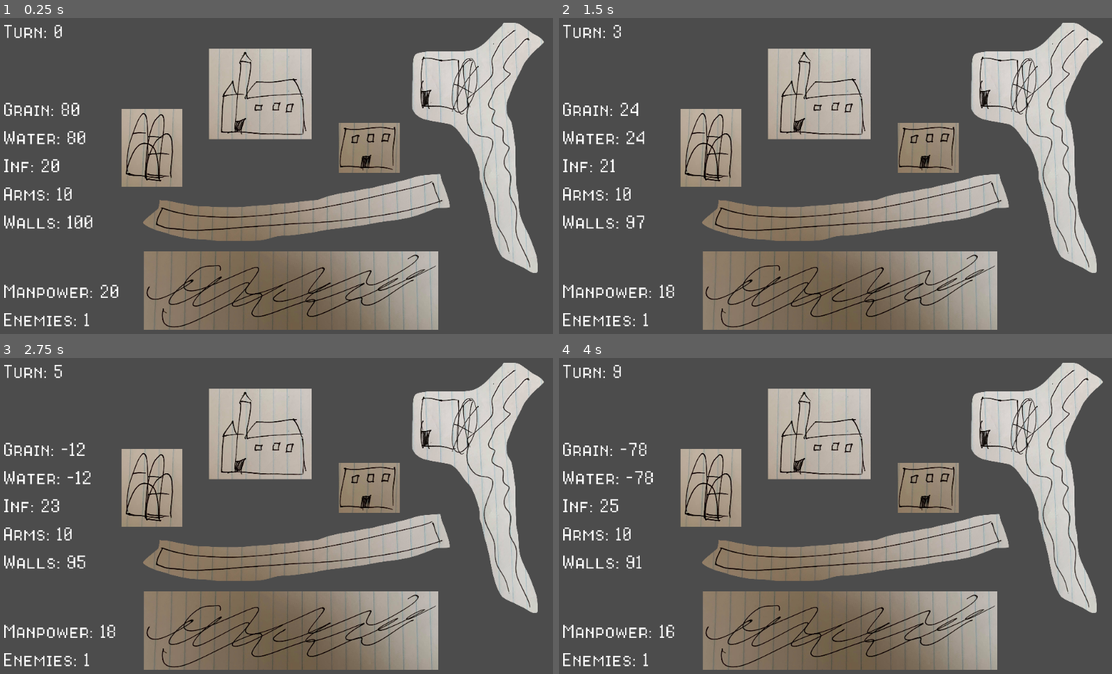
Above: before the commit, frames 1-4 (two rows, left to right).
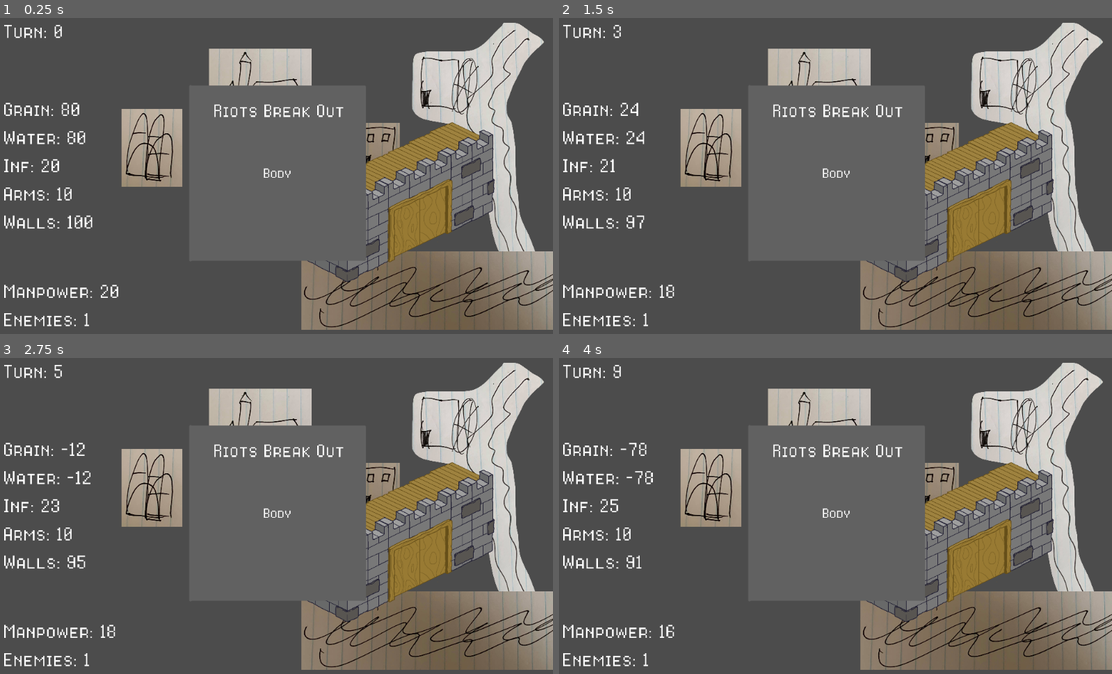
Above: after the commit, the same moments.

Repository: CapsCollective/rng-stronghold
Game: Godot game, scene res://scenes/main.tscn
The game is run twice, just before and just after one commit, with the same random seed, the same clock (stepped at 60 frames per second) and the same inputs.
Inputs:
- Up to frame 1 (0.25 s): no input
- Up to frame 2 (1.5 s): tap Enter (ui_accept) at 0.5, 0.77, 1.25 s
- Up to frame 3 (2.75 s): tap Enter (ui_accept) at 1.52, 2 s
- Up to frame 4 (4 s): tap Enter (ui_accept) at 2.75, 3.02, 3.5, 3.77 s

The runs differ from the first frame. In frame 1, 31% of the frame differs, in the area x 25-100%, y 21-99%; in frame 2, 31%; in frame 3, 31%; in frame 4, 31%.

Commit message:
Started events panel

Diff:
--- a/project.godot
+++ b/project.godot
@@ -8,9 +8,14 @@
 
 config_version=4
 
-_global_script_classes=[  ]
+_global_script_classes=[ {
+"base": "Node2D",
+"class": "EventManager",
+"language": "GDScript",
+"path": "res://scripts/event_manager.gd"
+} ]
 _global_script_class_icons={
-
+"EventManager": ""
 }
 
 [application]
--- a/scenes/buildings.tscn
+++ b/scenes/buildings.tscn
@@ -1,10 +1,10 @@
-[gd_scene load_steps=11 format=2]
+[gd_scene load_steps=12 format=2]
 
 [ext_resource path="res://res/keep.png" type="Texture" id=1]
 [ext_resource path="res://res/armoury.png" type="Texture" id=2]
 [ext_resource path="res://res/granary.png" type="Texture" id=3]
 [ext_resource path="res://res/water-supply.png" type="Texture" id=4]
-[ext_resource path="res://res/walls.png" type="Texture" id=5]
+[ext_resource path="res://res/wall.png" type="Texture" id=5]
 [ext_resource path="res://res/field.png" type="Texture" id=6]
 
 [sub_resource type="RectangleShape2D" id=1]
@@ -15,6 +15,9 @@
 
 [sub_resource type="RectangleShape2D" id=3]
 extents = Vector2( 60.922, 75.014 )
+
+[sub_resource type="RectangleShape2D" id=5]
+extents = Vector2( 456.633, 393.643 )
 
 [sub_resource type="RectangleShape2D" id=4]
 extents = Vector2( 1367.67, 377.338 )
@@ -53,6 +56,7 @@
 
 [node name="Water" type="Area2D" parent="."]
 position = Vector2( 800, 250 )
+z_index = -1
 
 [node name="Sprite" type="Sprite" parent="Water"]
 scale = Vector2( 0.2, 0.2 )
@@ -63,18 +67,21 @@
 polygon = PoolVector2Array( -64.0144, -904.472, -600.3, -906.856, -640.82, -315.75, -249.927, -167.973, -59.2476, 96.59 …(185 unchanged characters)…
 
 [node name="Wall" type="Area2D" parent="."]
-position = Vector2( 465.983, 360 )
-scale = Vector2( 0.2, 0.2 )
+position = Vector2( 654.479, 400 )
+scale = Vector2( 0.4, 0.4 )
 
 [node name="Sprite" type="Sprite" parent="Wall"]
 texture = ExtResource( 5 )
 
-[node name="CollisionPolygon2D" type="CollisionPolygon2D" parent="Wall"]
-polygon = PoolVector2Array( -1256.5, -94.366, -949.033, -37.1624, -493.786, -20.4778, 56.8008, -72.9146, 204.577, -89.5991, 898.174, -249.293, 1143.67, -318.415, 1353.42, -327.948, 1439.23, -3.79346, 1298.6, 17.6582, 1038.8, 108.231, -98.1265, 282.226, -334.092, 337.046, -808.407, 332.279, -1080.13, 296.527, -1351.84, 213.104, -1442.42, 153.517, -1304.17, 8.12427 )
+[node name="CollisionShape2D" type="CollisionShape2D" parent="Wall"]
+position = Vector2( -1.29883, -125.992 )
+scale = Vector2( 1, 1 )
+shape = SubResource( 5 )
 
 [node name="Battlefield" type="Area2D" parent="."]
-position = Vector2( 557.509, 562.771 )
+position = Vector2( 847.009, 562.771 )
 scale = Vector2( 0.2, 0.2 )
+z_index = -1
 
 [node name="Sprite" type="Sprite" parent="Battlefield"]
 position = Vector2( -505.3, -245.5 )
--- /dev/null
+++ b/scenes/event_panel.gd
@@ -0,0 +1,6 @@
+extends Node2D
+
+export (int) var amount
+
+func display_event(event):
+	$TitleLabel.text = event["title"]
--- /dev/null
+++ b/scenes/event_panel.tscn
@@ -0,0 +1,44 @@
+[gd_scene load_steps=5 format=2]
+
+[ext_resource path="res://scenes/event_panel.gd" type="Script" id=1]
+[ext_resource path="res://res/Panel.png" type="Texture" id=2]
+[ext_resource path="res://res/8bitOperatorPlusSC-Regular.ttf" type="DynamicFontData" id=3]
+
+[sub_resource type="DynamicFont" id=1]
+size = 70
+font_data = ExtResource( 3 )
+
+[node name="Node2D" type="Node2D"]
+scale = Vector2( 0.414592, 0.414592 )
+script = ExtResource( 1 )
+
+[node name="Panel" type="Sprite" parent="."]
+modulate = Color( 0.384314, 0.384314, 0.384314, 1 )
+scale = Vector2( 0.8, 0.8 )
+texture = ExtResource( 2 )
+
+[node name="TitleLabel" type="Label" parent="."]
+anchor_right = 0.61
+margin_left = -93.2708
+margin_top = -329.063
+margin_right = 106.729
+margin_bottom = -231.063
+grow_horizontal = 2
+grow_vertical = 2
+custom_fonts/font = SubResource( 1 )
+text = "Riots Break Out"
+align = 1
+
+[node name="Bodylabel" type="Label" parent="."]
+anchor_right = 0.61
+margin_left = -63.224
+margin_top = -37.0
+margin_right = 136.776
+margin_bottom = 61.0
+grow_horizontal = 2
+grow_vertical = 2
+rect_scale = Vector2( 0.745557, 0.745557 )
+custom_fonts/font = SubResource( 1 )
+text = "Body"
+autowrap = true
+clip_text = true
--- a/scenes/main.tscn
+++ b/scenes/main.tscn
@@ -1,8 +1,9 @@
-[gd_scene load_steps=5 format=2]
+[gd_scene load_steps=6 format=2]
 
 [ext_resource path="res://scripts/event_manager.gd" type="Script" id=1]
 [ext_resource path="res://scenes/buildings.tscn" type="PackedScene" id=2]
 [ext_resource path="res://res/8bitOperatorPlusSC-Regular.ttf" type="DynamicFontData" id=3]
+[ext_resource path="res://scenes/event_panel.tscn" type="PackedScene" id=4]
 
 [sub_resource type="DynamicFont" id=1]
 size = 50
@@ -91,3 +92,6 @@
 rect_scale = Vector2( 0.617864, 0.617864 )
 custom_fonts/font = SubResource( 1 )
 text = "Walls:  "
+
+[node name="Node2D" parent="." instance=ExtResource( 4 )]
+position = Vector2( 515.966, 296.299 )
--- a/scripts/event_manager.gd
+++ b/scripts/event_manager.gd
@@ -1,4 +1,6 @@
 extends Node2D
+
+class_name EventManager
 
 # Turn timer
 var turn = 0
Binary file added: res/Panel.png
Not shown, added: res/Panel.png.import
Binary file added: res/wall.png
Not shown, added: res/wall.png.import
